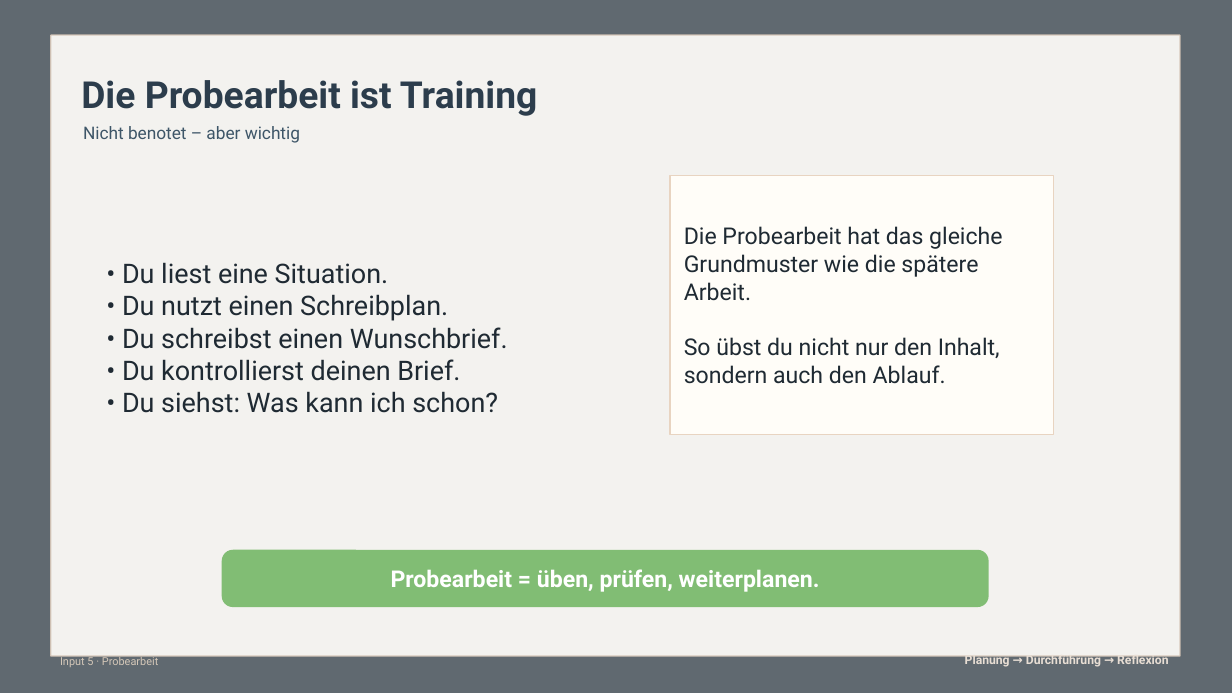
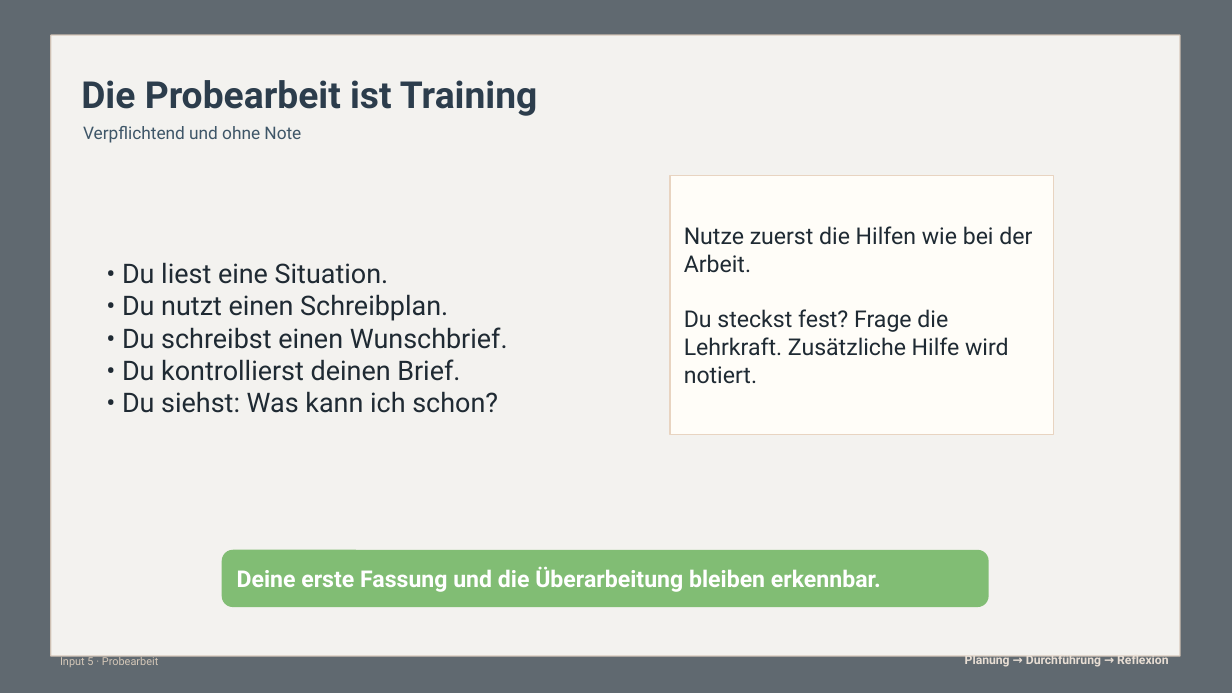
Before and after one commit to technikerleben/d5ur1-wunschbriefe, a slide deck: slide 20 of praesentationen/Impulse_Wunschbriefe_SRL_Mathe.pptx. Drawn at 1232x693 pixels with LibreOffice and Linux fonts; fonts in the diff are those of the drawing; background and template pictures are left out. Boxes give left, top, right and bottom in pixels: in the first picture for what was removed or moved away, otherwise in the second. Text is boxed around its words. In the diff, an @@ line names an element or a change of style, - is before the commit and + after.

```diff
--- a/praesentationen/Impulse_Wunschbriefe_SRL_Mathe.pptx
+++ b/praesentationen/Impulse_Wunschbriefe_SRL_Mathe.pptx
@@ text at box(83, 126, 301, 143): text changed @@
-Nicht benotet – aber wichtig
+Verpflichtend und ohne Note
@@ text at box(684, 226, 1032, 384): text changed @@
-Die Probearbeit hat das gleiche Grundmuster wie die spätere Arbeit.
-So übst du nicht nur den Inhalt, sondern auch den Ablauf.
+Nutze zuerst die Hilfen wie bei der Arbeit.
+Du steckst fest? Frage die Lehrkraft. Zusätzliche Hilfe wird notiert.
@@ text at box(237, 567, 881, 592): text changed @@
-Probearbeit = üben, prüfen, weiterplanen.
+Deine erste Fassung und die Überarbeitung bleiben erkennbar.
```
Also in this commit, not shown: 23 other slides changed, 8 other files.
